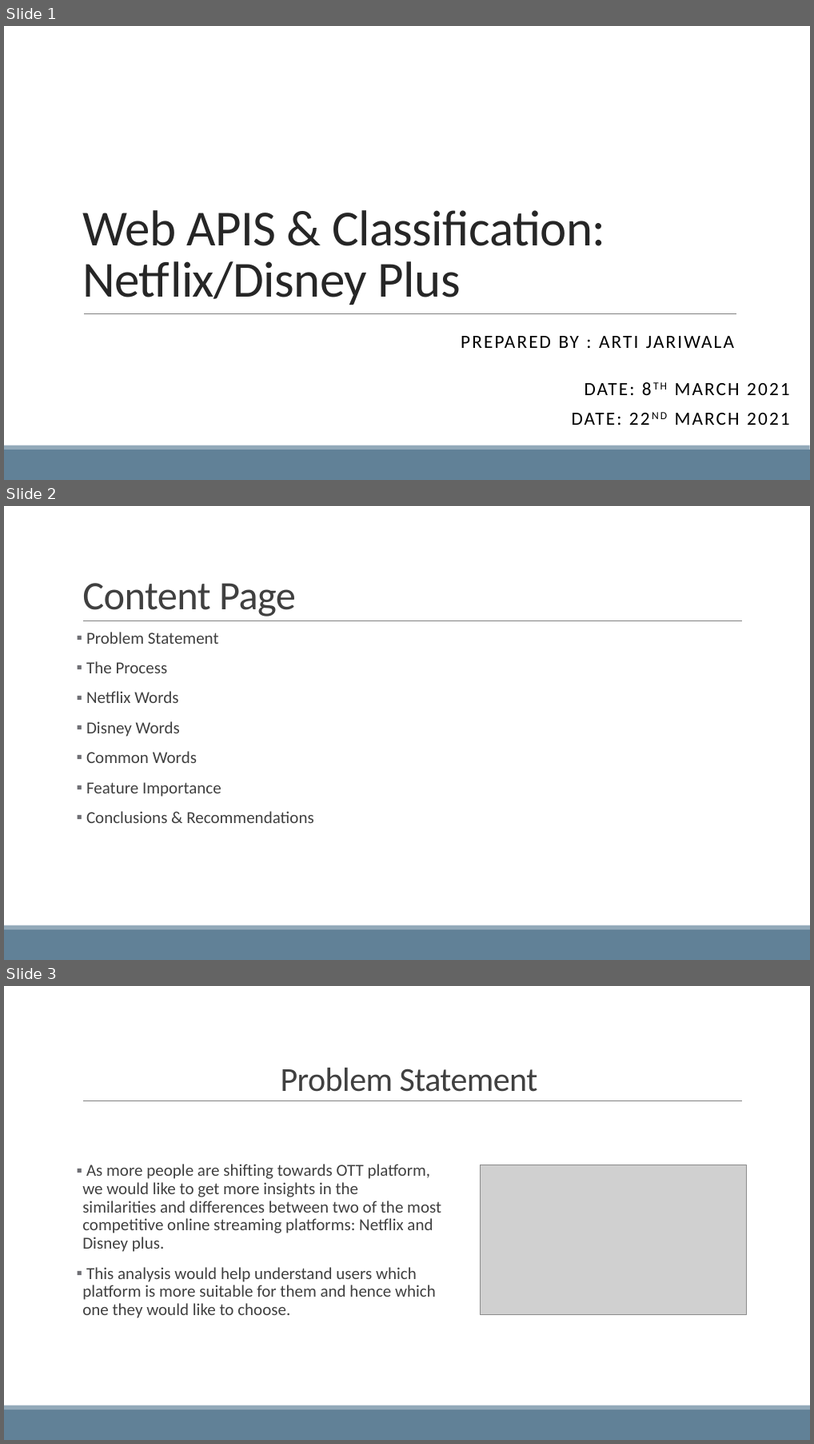
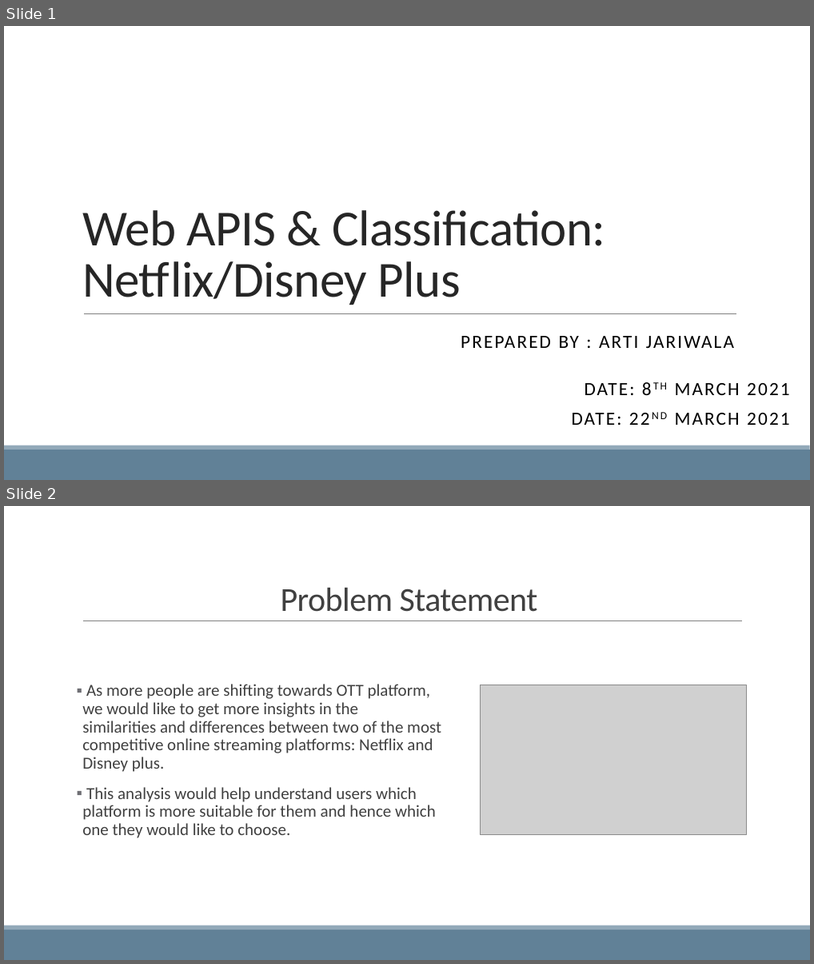
Before and after one commit to jariwalaarti/general-assembly-projects, a slide deck: project3/NetflixDisneyPlus.pptx. Shown one above the other, each under a label of ours: slides 1, 2 and 3 before the commit, slides 1 and 2 after it. The pictures are 814x1444 and 814x964 pixels, drawn with LibreOffice and Linux fonts; fonts in the diff are those of the drawing; grey boxes stand for pictures. Boxes give left, top, right and bottom in pixels: in the first picture for what was removed or moved away, otherwise in the second. Text is boxed around its words. In the diff, an @@ line names an element or a change of style, - is before the commit and + after.

```diff
--- a/project3/NetflixDisneyPlus.pptx
+++ b/project3/NetflixDisneyPlus.pptx
@@ slide 2 removed at box(4, 506, 810, 960), background #FFFFFF; not listed: 3 template elements that a slide beside it also shows @@
@@ title removed at box(82, 583, 296, 616) @@
-Content Page
@@ text removed at box(86, 632, 314, 823) @@
-▪ Problem Statement
-▪ The Process
-▪ Netflix Words
-▪ Disney Words
-▪ Common Words
-▪ Feature Importance
-▪ Conclusions & Recommendations
@@ what was slide 3 is now slide 2 @@
```
Also in this commit, not shown: 2 slides changed, 2 slides added, 2 other slides removed, 10 other files.
